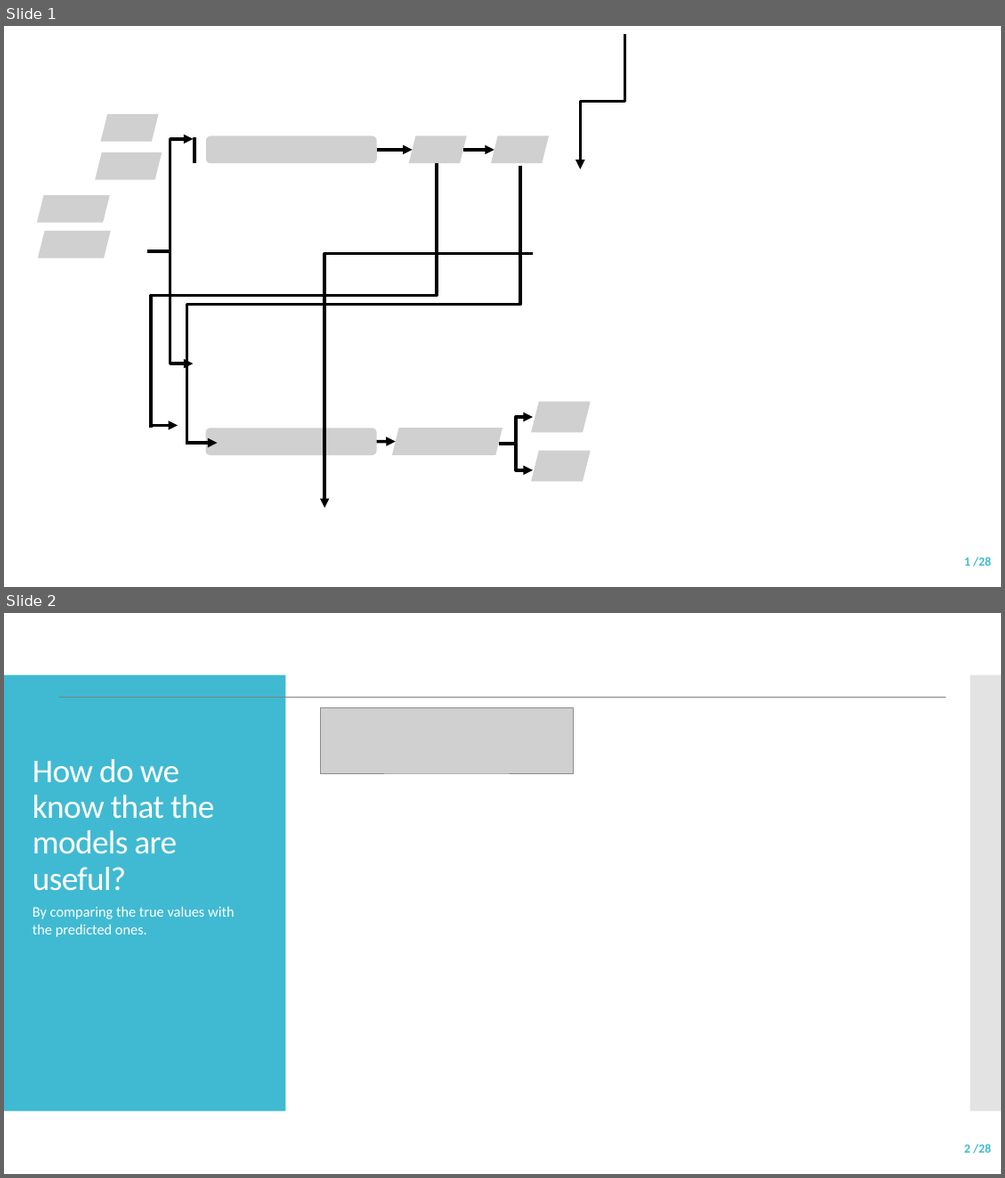
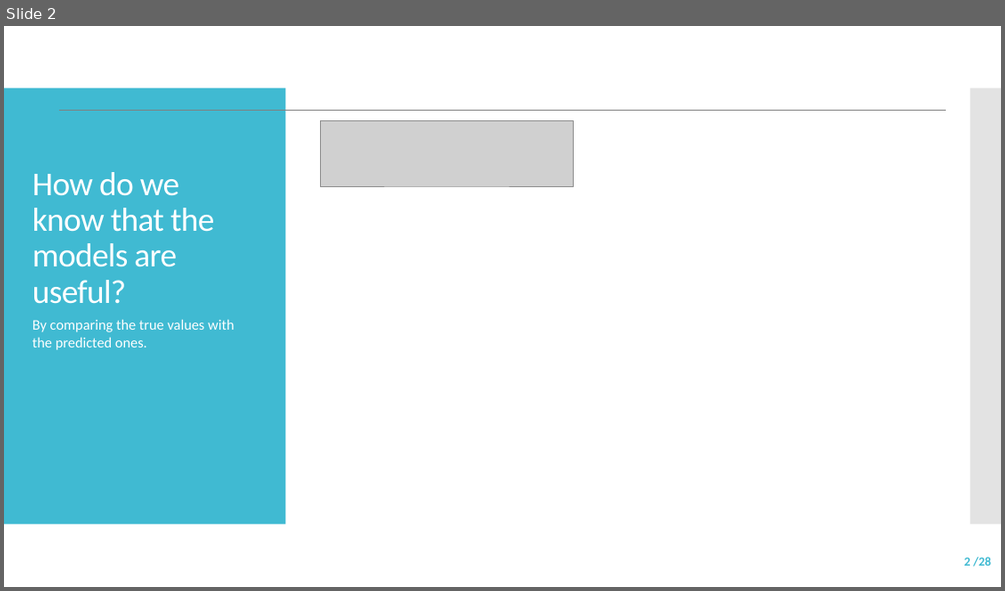
Before and after one commit to achenry/floris, a slide deck: floris_dynamic_special/figs/flowcharts.pptx. Shown one above the other, each under a label of ours: slides 1 and 2 before the commit, slide 2 after it. The pictures are 1005x1178 and 1005x591 pixels, drawn with LibreOffice and Linux fonts; fonts in the diff are those of the drawing; grey boxes stand for pictures. Boxes give left, top, right and bottom in pixels: in the first picture for what was removed or moved away, otherwise in the second. Text is boxed around its words. In the diff, an @@ line names an element or a change of style, - is before the commit and + after.

```diff
--- a/floris_dynamic_special/figs/flowcharts.pptx
+++ b/floris_dynamic_special/figs/flowcharts.pptx
@@ slide 1 removed at (x1=4, y1=26, x2=1001, y2=587), background #FFFFFF @@
@@ elbow arrow removed from (624, 33) to (581, 168) @@
@@ picture removed at (x1=100, y1=114, x2=158, y2=142) @@
@@ picture removed at (x1=96, y1=152, x2=162, y2=180) @@
@@ elbow arrow removed from (147, 251) to (194, 139) @@
@@ line removed from (194, 137) to (194, 164) @@
@@ picture removed at (x1=206, y1=136, x2=377, y2=164) @@
@@ arrow removed from (377, 150) to (413, 150) @@
@@ picture removed at (x1=409, y1=136, x2=466, y2=164) @@
@@ arrow removed from (463, 150) to (494, 150) @@
@@ picture removed at (x1=491, y1=136, x2=549, y2=164) @@
@@ elbow line removed from (437, 164) to (151, 427) @@
@@ elbow line removed from (520, 166) to (187, 443) @@
@@ title removed at (x1=11, y1=198, x2=121, y2=238) @@
-Models
@@ picture removed at (x1=37, y1=195, x2=109, y2=223) @@
@@ picture removed at (x1=38, y1=231, x2=110, y2=258) @@
@@ elbow arrow removed from (147, 251) to (194, 363) @@
@@ elbow arrow removed from (533, 253) to (324, 507) @@
@@ arrow removed from (151, 426) to (178, 426) @@
@@ elbow arrow removed from (499, 443) to (533, 417) @@
@@ picture removed at (x1=531, y1=402, x2=591, y2=433) @@
@@ arrow removed from (186, 443) to (217, 443) @@
@@ picture removed at (x1=206, y1=427, x2=377, y2=455) @@
@@ arrow removed from (376, 442) to (396, 441) @@
@@ picture removed at (x1=392, y1=427, x2=502, y2=455) @@
@@ elbow arrow removed from (499, 443) to (533, 470) @@
@@ picture removed at (x1=531, y1=450, x2=591, y2=482) @@
@@ page number removed at (x1=964, y1=556, x2=991, y2=566) @@
-1 /28
```
Also in this commit, not shown: 1 slide added, 1 other file.
